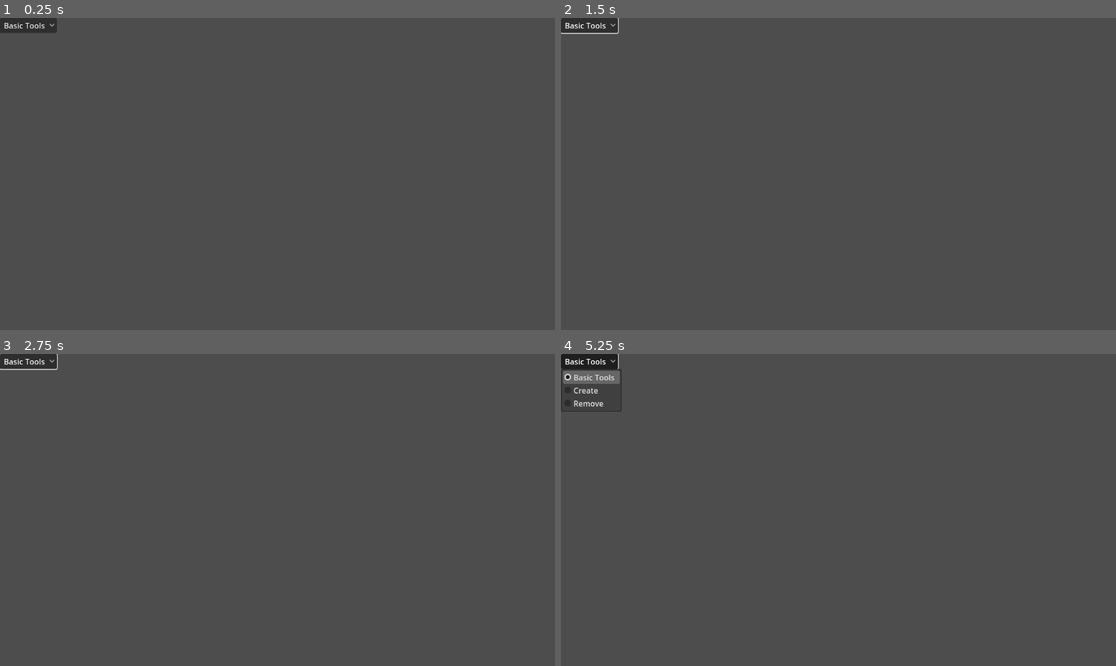
Above: before the commit, frames 1-4 (two rows, left to right).
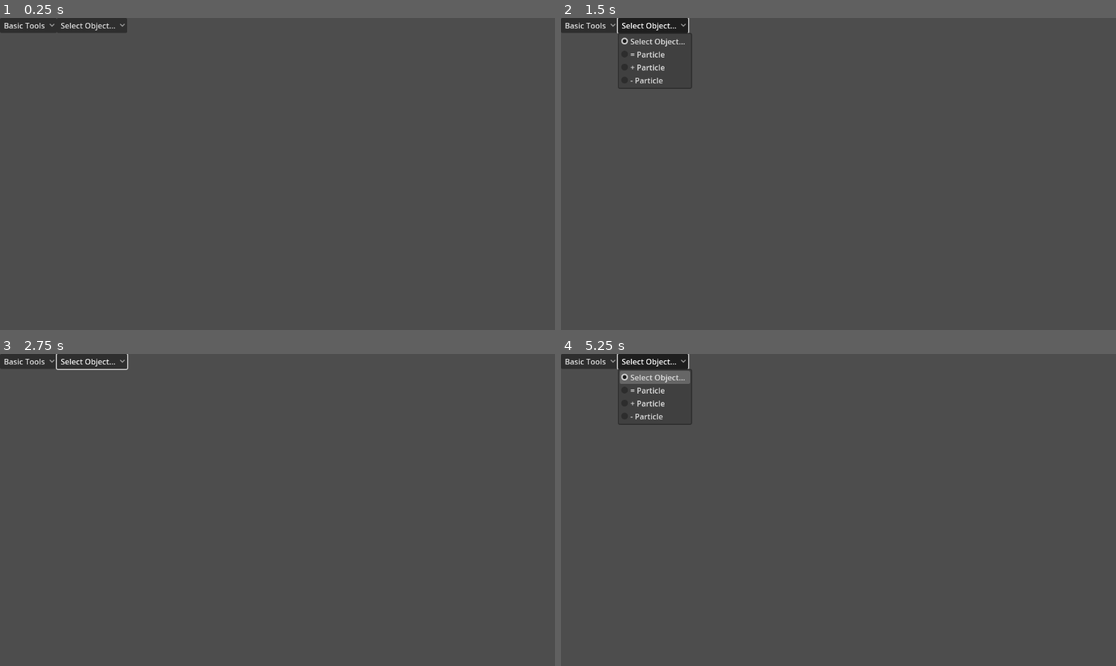
Above: after the commit, the same moments.

Repository: rlake08/Jauchium
Game: Godot game, scene res://node_2d.tscn
Same seed, same stepped clock (60 frames per second), same inputs: the game is played once before the commit and once after it. The engine's default icon, where the game draws it, is replaced by a stand-in: a white triangle on a blue panel in a dark square.
Inputs (mouse positions are in pixels of both pictures, inside the frame that each line leads up to):
- Up to frame 1 (0.25 s): no input
- Up to frame 2 (1.5 s): click "Basic Tools" at 0.5 s; click (655, 24) at 1.25 s, where only the run after the commit has a clickable "Select Object..."
- Up to frame 3 (2.75 s): tap Enter at 2 s; move the mouse to (399, 494) at 2.02 s; hold Right (right) from 2.03 s (still down); click (399, 494) at 2.17 s
- Up to frame 4 (5.25 s): tap Space at 2.75, 4.25 s; move the mouse to (727, 525) at 2.77 s; release Right (right) at 2.78 s; hold S (down) 2.78-3.53 s; tap Enter at 3.5, 5 s; move the mouse to (894, 441) at 3.52 s; hold Right (right) 3.53-4.28 s; move the mouse to (810, 572) at 4.27 s; hold W (up) 4.28-5.03 s; click (810, 572) at 4.42 s; move the mouse to (1005, 556) at 5.02 s; hold Left (left) from 5.03 s (still down)

The runs differ from the first frame. In frame 1, 0.5% of the frame differs, in the area x 10-23%, y 0-5%; in frame 2, 1.1%; in frame 3, 0.7%; in frame 4, 2.0%, in the area x 0-24%, y 0-23%.

Commit message:
Add files via upload

Diff:
--- a/node_2d.tscn
+++ b/node_2d.tscn
@@ -41,8 +41,24 @@
 popup/item_2/id = 2
 script = ExtResource("2_nh4rn")
 
+[node name="OptionButton2" type="OptionButton" parent="CanvasLayer/Control"]
+layout_mode = 0
+offset_left = 118.0
+offset_right = 236.0
+offset_bottom = 31.0
+selected = 0
+item_count = 4
+popup/item_0/text = "Select Object..."
+popup/item_1/text = "= Particle"
+popup/item_1/id = 1
+popup/item_2/text = "+ Particle"
+popup/item_2/id = 2
+popup/item_3/text = "- Particle"
+popup/item_3/id = 3
+
 [node name="Icon" type="Sprite2D" parent="."]
 visible = false
 texture = ExtResource("2_8uty3")
 
 [connection signal="item_selected" from="CanvasLayer/Control/OptionButton" to="CanvasLayer/Control/OptionButton" method="_on_item_selected"]
+[connection signal="item_selected" from="CanvasLayer/Control/OptionButton2" to="CanvasLayer/Control/OptionButton2" method="_on_item_selected"]
